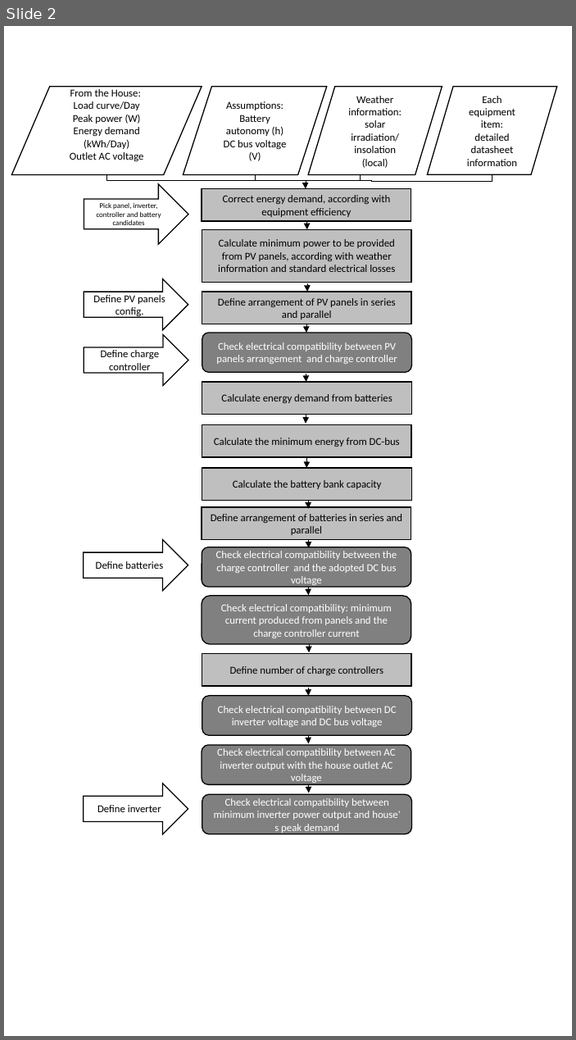
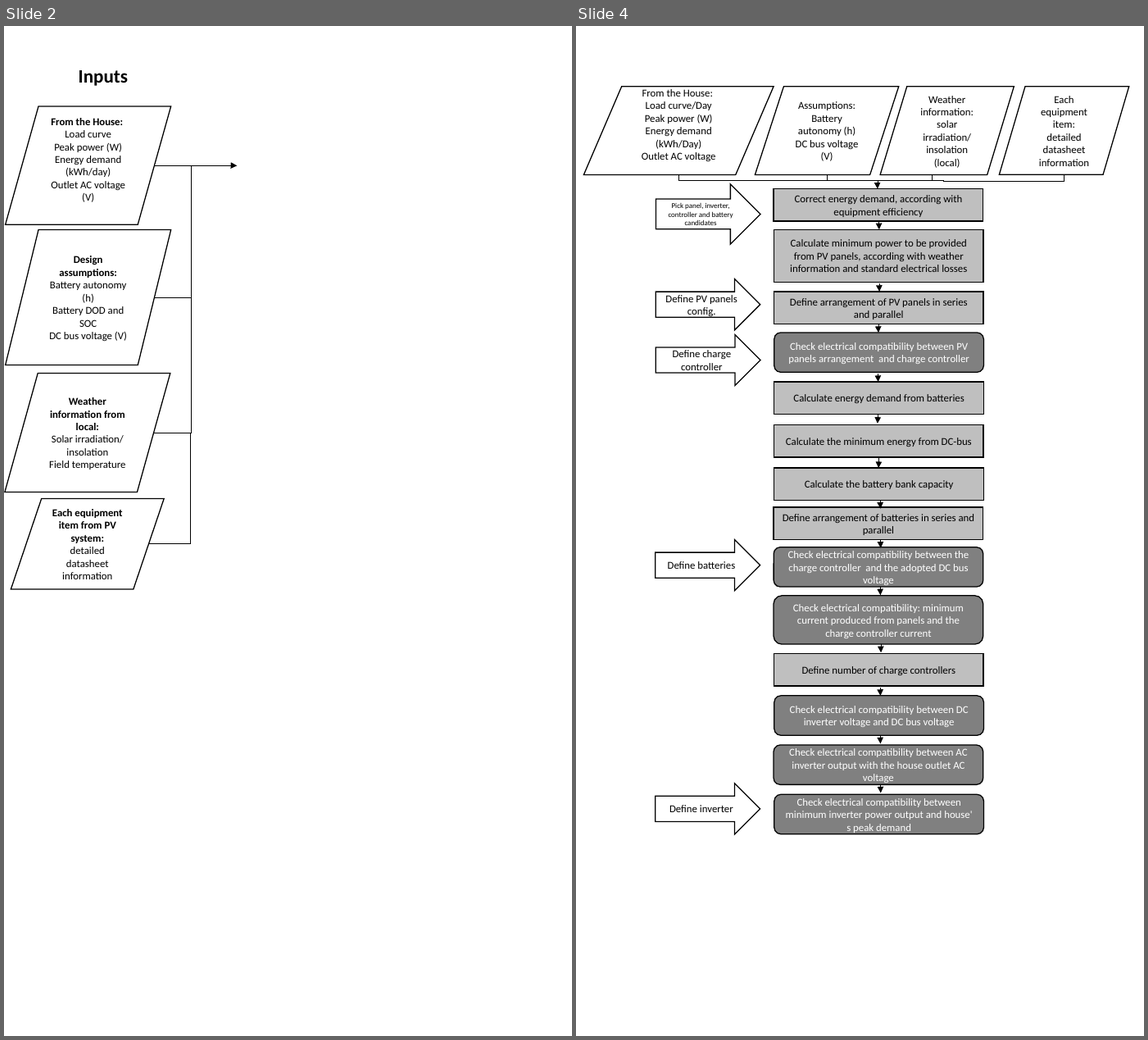
Before and after one commit to abtrindade/PhD, a slide deck: Tex/CAV2019/flowchart.pptx. Shown side by side, each under a label of ours: slide 2 before the commit, slides 2 and 4 after it; the slides between them are not shown. The pictures are 576x1040 and 1148x1040 pixels, drawn with LibreOffice and Linux fonts; fonts in the diff are those of the drawing. Boxes give left, top, right and bottom in pixels: in the first picture for what was removed or moved away, otherwise in the second. Text is boxed around its words. In the diff, an @@ line names an element or a change of style, - is before the commit and + after.

```diff
--- a/Tex/CAV2019/flowchart.pptx
+++ b/Tex/CAV2019/flowchart.pptx
@@ slide 2 added at (4, 26, 572, 1036), background #FFFFFF @@
@@ group added at (5, 70, 238, 589): 4 flow chart input outputs, 3 elbow lines, 1 text, 1 elbow arrow @@
+From the House:
+Load curve
+Peak power (W)
+Energy demand (kWh/day)
+Outlet AC voltage (V)
+Design assumptions:
+Battery autonomy (h)
+Battery DOD and SOC
+DC bus voltage (V)
+Weather information from local:
+Solar irradiation/ insolation
+Field temperature
+Each equipment item from PV system:
+detailed datasheet information
+Inputs
@@ what was slide 2 is now slide 4 @@
```
Also in this commit, not shown: 1 other slide added.
